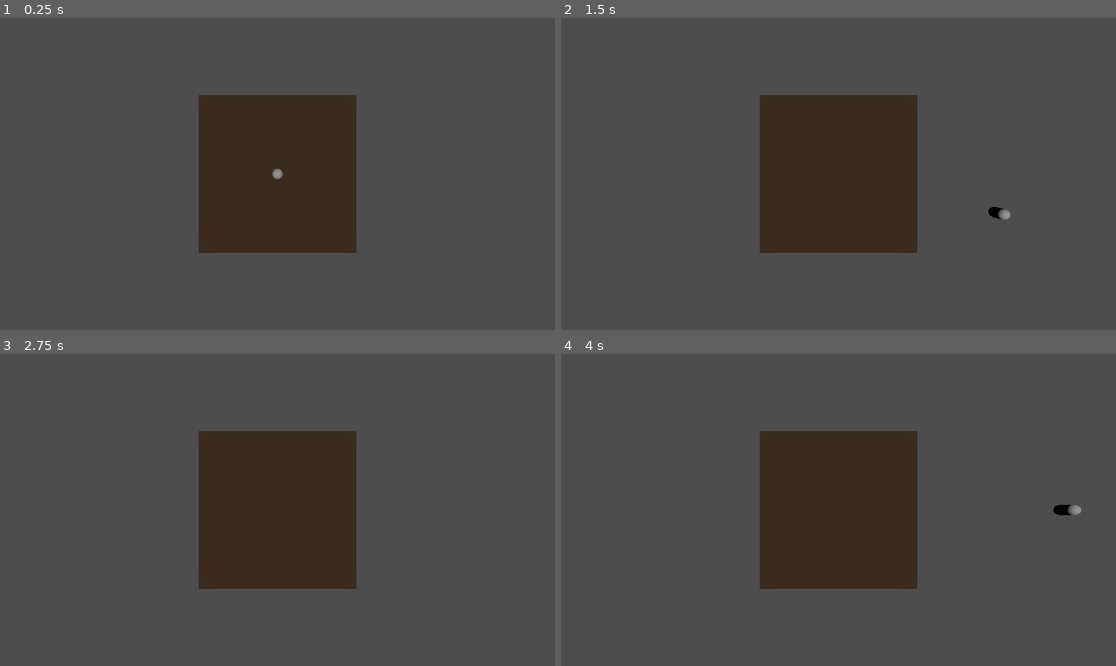
Above: before the commit, frames 1-4 (two rows, left to right).
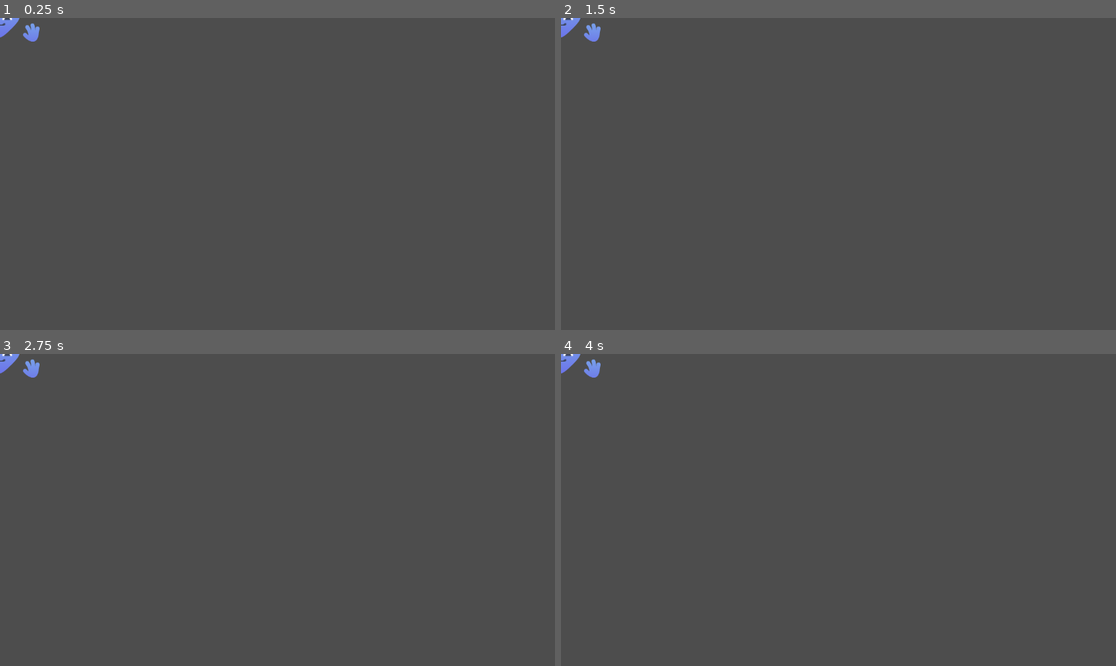
Above: after the commit, the same moments.

Repository: IsaelGabriel/LivreGameJam2025
Game: Godot game, scene res://scenes/main_scene.tscn
The game is run twice, just before and just after one commit, with the same random seed, the same clock (stepped at 60 frames per second) and the same inputs. Before the commit the project starts from res://scenes/test_scene.tscn.
Inputs:
- Up to frame 1 (0.25 s): no input
- Up to frame 2 (1.5 s): tap Enter at 0.5 s; hold D (p_right) 0.53-1.28 s; hold S (p_down) from 1.28 s (still down)
- Up to frame 3 (2.75 s): release S (p_down) at 2.03 s; hold D (p_right) from 2.03 s (still down)
- Up to frame 4 (4 s): tap Space at 2.75 s; release D (p_right) at 2.78 s; hold W (p_up) 2.78-3.53 s; tap Enter at 3.5 s; hold A (p_left) from 3.53 s (still down)

The runs differ from the first frame. In frame 1, 15% of the frame differs, in the area x 0-65%, y 0-76%; in frame 2, 15%; in frame 3, 15%; in frame 4, 15%, in the area x 0-94%, y 0-76%.

Commit message:
Add new MainScene and remove old 3D scene and code

Diff:
--- a/project.godot
+++ b/project.godot
@@ -11,7 +11,7 @@
 [application]
 
 config/name="livre-2025"
-run/main_scene="uid://c6rhncjeeb8h4"
+run/main_scene="uid://dda6cja1fko3s"
 config/features=PackedStringArray("4.5", "GL Compatibility")
 config/icon="res://icon.svg"
 
--- /dev/null
+++ b/scenes/main_scene.tscn
@@ -0,0 +1,34 @@
+[gd_scene load_steps=5 format=3 uid="uid://dda6cja1fko3s"]
+
+[ext_resource type="Texture2D" uid="uid://5gcde3i6jddp" path="res://thirdparty/kenney_assets/Shape Characters/PNG/Default/blue_body_rhombus.png" id="1_w2twt"]
+[ext_resource type="Texture2D" uid="uid://copo22duf2rnf" path="res://thirdparty/kenney_assets/Shape Characters/PNG/Default/face_d.png" id="2_7ykc4"]
+[ext_resource type="Texture2D" uid="uid://dunm6wfj5kglu" path="res://thirdparty/kenney_assets/Shape Characters/PNG/Default/blue_hand_open.png" id="3_pu3yx"]
+
+[sub_resource type="CircleShape2D" id="CircleShape2D_7ykc4"]
+radius = 38.013157
+
+[node name="MainScene" type="Node2D"]
+
+[node name="Player" type="CharacterBody2D" parent="."]
+
+[node name="Visuals" type="Node2D" parent="Player"]
+
+[node name="Body" type="Sprite2D" parent="Player/Visuals"]
+texture = ExtResource("1_w2twt")
+
+[node name="Face" type="Sprite2D" parent="Player/Visuals"]
+texture = ExtResource("2_7ykc4")
+
+[node name="Hands" type="Node2D" parent="Player/Visuals"]
+
+[node name="RightHand" type="Sprite2D" parent="Player/Visuals/Hands"]
+position = Vector2(65, 30)
+texture = ExtResource("3_pu3yx")
+
+[node name="LeftHand" type="Sprite2D" parent="Player/Visuals/Hands"]
+position = Vector2(-65, 30)
+texture = ExtResource("3_pu3yx")
+flip_h = true
+
+[node name="CollisionShape2D" type="CollisionShape2D" parent="Player"]
+shape = SubResource("CircleShape2D_7ykc4")
--- a/scenes/test_scene.tscn
+++ /dev/null
@@ -1,54 +0,0 @@
-[gd_scene load_steps=9 format=3 uid="uid://c6rhncjeeb8h4"]
-
-[ext_resource type="Script" uid="uid://cf072g562fapb" path="res://scripts/player/player.gd" id="1_g7g4h"]
-[ext_resource type="Script" uid="uid://c7as2fi1qye4a" path="res://scripts/player/states/player_move.gd" id="2_j8ivh"]
-[ext_resource type="Script" uid="uid://bbtrak21ioymu" path="res://scripts/state_machine.gd" id="2_nd71p"]
-
-[sub_resource type="StandardMaterial3D" id="StandardMaterial3D_a5oyu"]
-albedo_color = Color(0.20151067, 0.13181126, 0.046814762, 1)
-
-[sub_resource type="PlaneMesh" id="PlaneMesh_a5oyu"]
-material = SubResource("StandardMaterial3D_a5oyu")
-
-[sub_resource type="WorldBoundaryShape3D" id="WorldBoundaryShape3D_g7g4h"]
-
-[sub_resource type="CapsuleMesh" id="CapsuleMesh_a5oyu"]
-
-[sub_resource type="CapsuleShape3D" id="CapsuleShape3D_g7g4h"]
-
-[node name="TestScene" type="Node3D"]
-
-[node name="Ground" type="StaticBody3D" parent="."]
-
-[node name="MeshInstance3D" type="MeshInstance3D" parent="Ground"]
-transform = Transform3D(7.782617, 0, 0, 0, 1, 0, 0, 0, 7.782617, 0, 0, 0)
-mesh = SubResource("PlaneMesh_a5oyu")
-skeleton = NodePath("../..")
-
-[node name="CollisionShape3D" type="CollisionShape3D" parent="Ground"]
-shape = SubResource("WorldBoundaryShape3D_g7g4h")
-
-[node name="Player" type="CharacterBody3D" parent="."]
-script = ExtResource("1_g7g4h")
-
-[node name="MeshInstance3D" type="MeshInstance3D" parent="Player"]
-mesh = SubResource("CapsuleMesh_a5oyu")
-
-[node name="CollisionShape3D" type="CollisionShape3D" parent="Player"]
-shape = SubResource("CapsuleShape3D_g7g4h")
-
-[node name="StateMachine" type="Node" parent="Player" node_paths=PackedStringArray("initial_state")]
-script = ExtResource("2_nd71p")
-initial_state = NodePath("Move")
-metadata/_custom_type_script = "uid://bbtrak21ioymu"
-
-[node name="Move" type="Node" parent="Player/StateMachine" node_paths=PackedStringArray("player")]
-script = ExtResource("2_j8ivh")
-player = NodePath("../..")
-metadata/_custom_type_script = "uid://cdiics5jg08wl"
-
-[node name="Camera3D" type="Camera3D" parent="."]
-transform = Transform3D(1, 0, 0, 0, -4.371139e-08, 1, 0, -1, -4.371139e-08, 0, 20, 0)
-
-[node name="DirectionalLight3D" type="DirectionalLight3D" parent="Camera3D"]
-transform = Transform3D(1, 0, 0, 0, 1, 0, 0, 0, 1, 0, -5.245367e-07, 12)
--- a/scripts/player/player.gd
+++ /dev/null
@@ -1,6 +0,0 @@
-extends CharacterBody3D
-class_name Player
-# Player state machine
-const SPEED = 20
-
-var movement_input: Vector2
--- a/scripts/player/states/player_move.gd
+++ /dev/null
@@ -1,15 +0,0 @@
-extends State
-
-var movement_input: Vector2
-@export var player : Player
-
-func _update_state(_delta: float) -> void:
-	_handle_input()
-
-func _handle_input():
-	movement_input = Input.get_vector("p_left", "p_right", "p_up", "p_down")
-
-func _physics_update_state(_delta: float) -> void:
-	player.velocity = Vector3(movement_input.x, 0, movement_input.y) * player.SPEED
-
-	player.move_and_slide()
Not shown, removed: scripts/player/player.gd.uid
Not shown, removed: scripts/player/states/player_move.gd.uid
